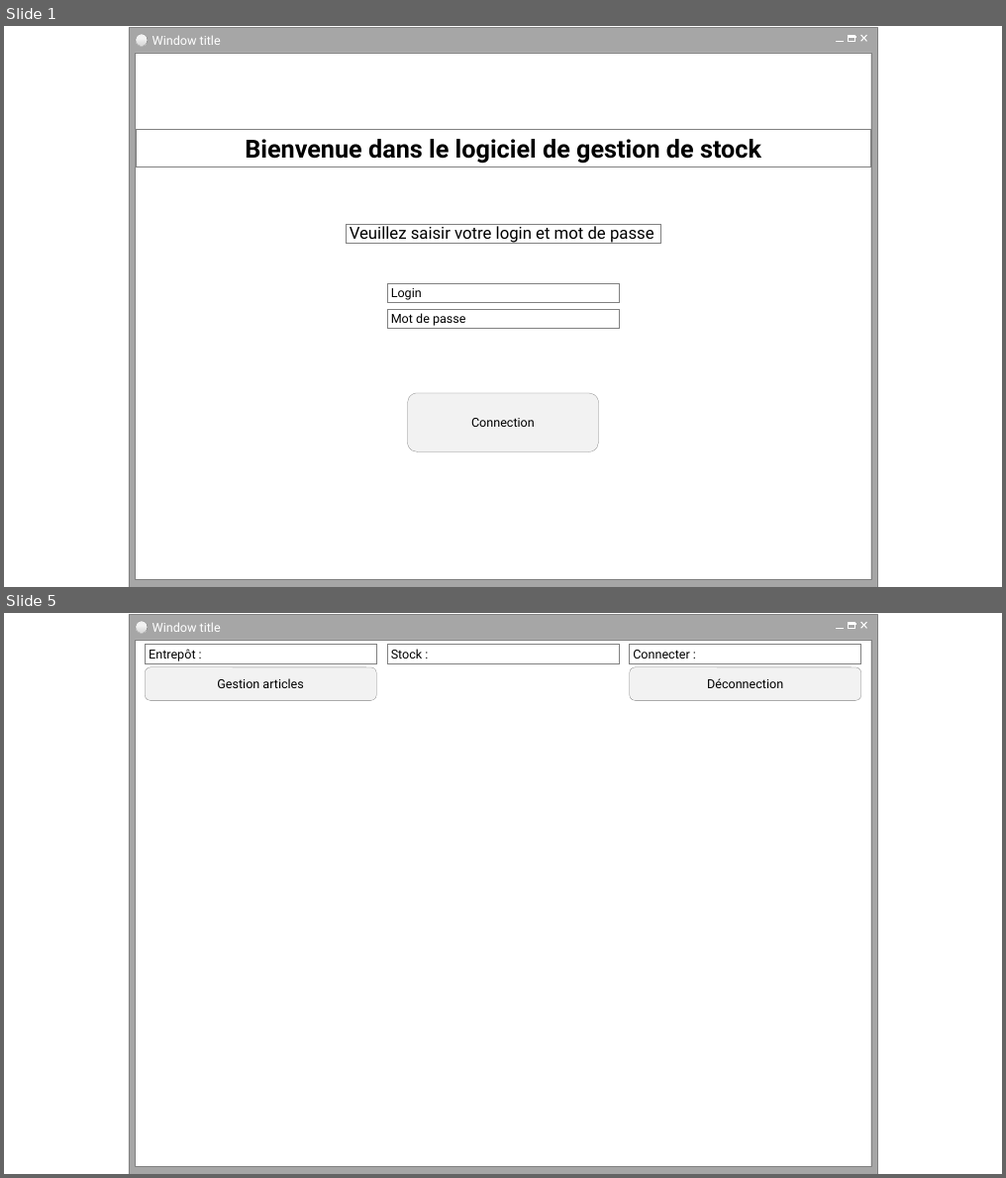
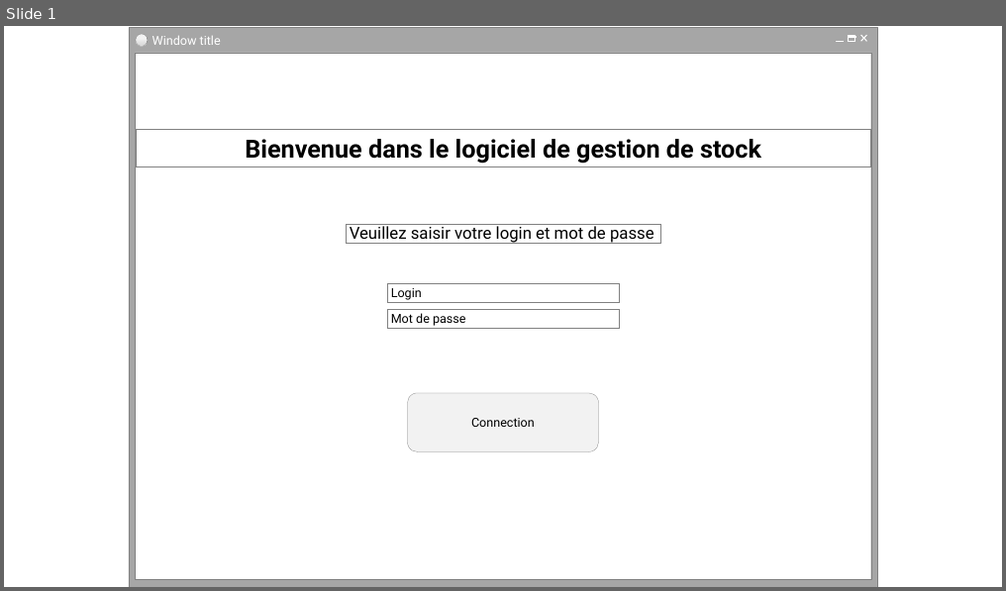
Before and after one commit to cedricbannelier/Projet2, a slide deck: Documents/Maquette.pptx. Shown one above the other, each under a label of ours: slides 1 and 5 before the commit, slide 1 after it; the slides between them are not shown. The pictures are 1006x1178 and 1006x591 pixels, drawn with LibreOffice and Linux fonts; fonts in the diff are those of the drawing. Boxes give left, top, right and bottom in pixels: in the first picture for what was removed or moved away, otherwise in the second. Text is boxed around its words. In the diff, an @@ line names an element or a change of style, - is before the commit and + after.

Commit message:
Ajout gestion emplacement dans les diagrammes

```diff
--- a/Documents/Maquette.pptx
+++ b/Documents/Maquette.pptx
@@ slide 5 removed at [4,613,1002,1174], background #FFFFFF @@
@@ group removed at [129,615,877,1174]: 5 rectangles, 2 lines, 1 text, 1 ellipse @@
-Window title
@@ rectangle removed at [145,645,377,663] @@
-Entrepôt :
@@ rounded rectangle removed at [145,667,377,700] @@
-Gestion articles
@@ rectangle removed at [387,645,620,663] @@
-Stock :
@@ rectangle removed at [629,645,861,663] @@
-Connecter :
@@ rounded rectangle removed at [630,667,862,700] @@
-Déconnection
```
Also in this commit, not shown: 3 slides changed, 3 slides added, 4 other files.
